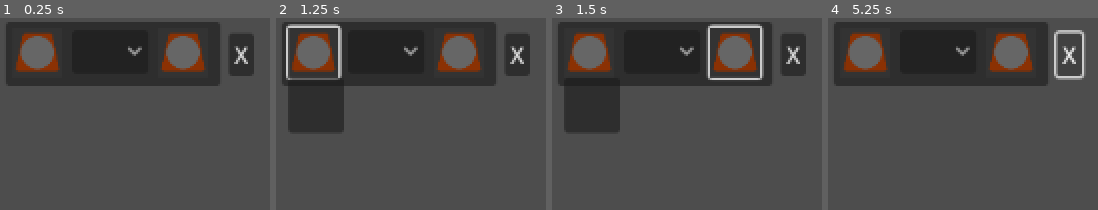
Above: before the commit, frames 1-4 (left to right).
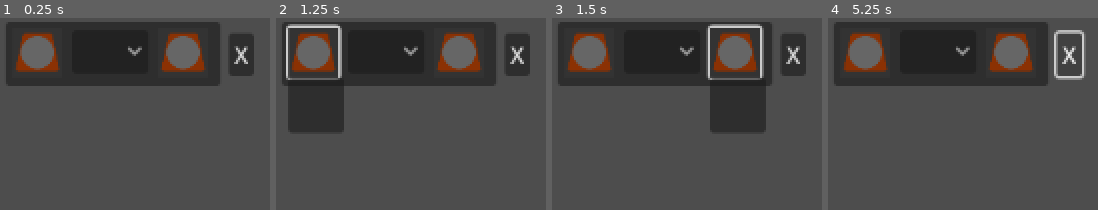
Above: after the commit, the same moments.

Repository: Carth501/The-Big-Grid
Game: Godot game, scene res://scenes/ConditionBar.tscn
Same seed, same stepped clock (60 frames per second), same inputs: the game is played once before the commit and once after it. This scene is started directly instead of the project's main scene.
Inputs (mouse positions are in pixels of both pictures, inside the frame that each line leads up to):
- Up to frame 1 (0.25 s): no input
- Up to frame 2 (1.25 s): click (313, 52) at 0.5 s
- Up to frame 3 (1.5 s): click (735, 52) at 1.25 s
- Up to frame 4 (5.25 s): click (865, 52) at 2 s; click (1011, 52) at 2.75 s; click (865, 52) at 3.5 s; click (1011, 52) at 4.25 s; click "X" at 5 s

Frames 1-2 are identical in both runs. In frame 3, 10% of the frame differs, in the area x 4-80%, y 31-60%; in frame 4, nothing differs.
Error in both runs: Invalid call. Nonexistent function 'start_left_selection' in base 'Nil'. (res://scripts/display/ConditionBar.gd:60)

Commit message:
Fix connection to supply icon component

Diff:
--- a/scenes/ConditionBar.tscn
+++ b/scenes/ConditionBar.tscn
@@ -58,10 +58,7 @@
 offset_right = 146.0
 offset_bottom = 40.0
 
-[node name="RightSupplyIconDisplay" parent="Condition/RightMember" node_paths=PackedStringArray("texture_rect", "panel_container", "label") instance=ExtResource("2_80fuh")]
-texture_rect = NodePath("../../LeftMember/LeftSupplyIconDisplay/ColorRect/TextureRect")
-panel_container = NodePath("../../LeftMember/LeftSupplyIconDisplay/PanelContainer")
-label = NodePath("../../LeftMember/LeftSupplyIconDisplay/PanelContainer/Label")
+[node name="RightSupplyIconDisplay" parent="Condition/RightMember" instance=ExtResource("2_80fuh")]
 
 [connection signal="pressed" from="Condition/LeftMember" to="." method="request_left_selection"]
 [connection signal="pressed" from="Condition/RightMember" to="." method="request_right_selection"]
--- a/scenes/Game.tscn
+++ b/scenes/Game.tscn
@@ -221,11 +221,9 @@
 
 [node name="Logic" type="Node" parent="."]
 
-[node name="MachineFactory" type="Node" parent="Logic"]
+[node name="MachineFactory" type="Node" parent="Logic" node_paths=PackedStringArray("supply_collection")]
 script = ExtResource("4_e1gh5")
-supply_collection = Object(Node,"_import_path":NodePath(""),"unique_name_in_owner":false,"process_mode":0,"process_priority":0,"process_physics_priority":0,"process_thread_group":0,"editor_description":"","script":ExtResource("5_vwwhk"),"filter_foreman":Object(Node,"_import_path":NodePath(""),"unique_name_in_owner":false,"process_mode":0,"process_priority":0,"process_physics_priority":0,"process_thread_group":0,"editor_description":"","script":Resource("res://scripts/display/FilterForeman.gd"))
-)
-
+supply_collection = NodePath("")
 
 [node name="SupplyCollection" type="Node" parent="Logic" node_paths=PackedStringArray("filter_foreman")]
 script = ExtResource("5_vwwhk")
--- a/scripts/display/SupplyIconDisplay.gd
+++ b/scripts/display/SupplyIconDisplay.gd
@@ -6,6 +6,7 @@
 
 func set_image_by_path(path : String):
 	var image = load(path)
+	print(str("texture_rect.name ", texture_rect, " texture_rect.name"))
 	texture_rect.set_texture(image)
 
 func set_supply_name(new_name : String):
